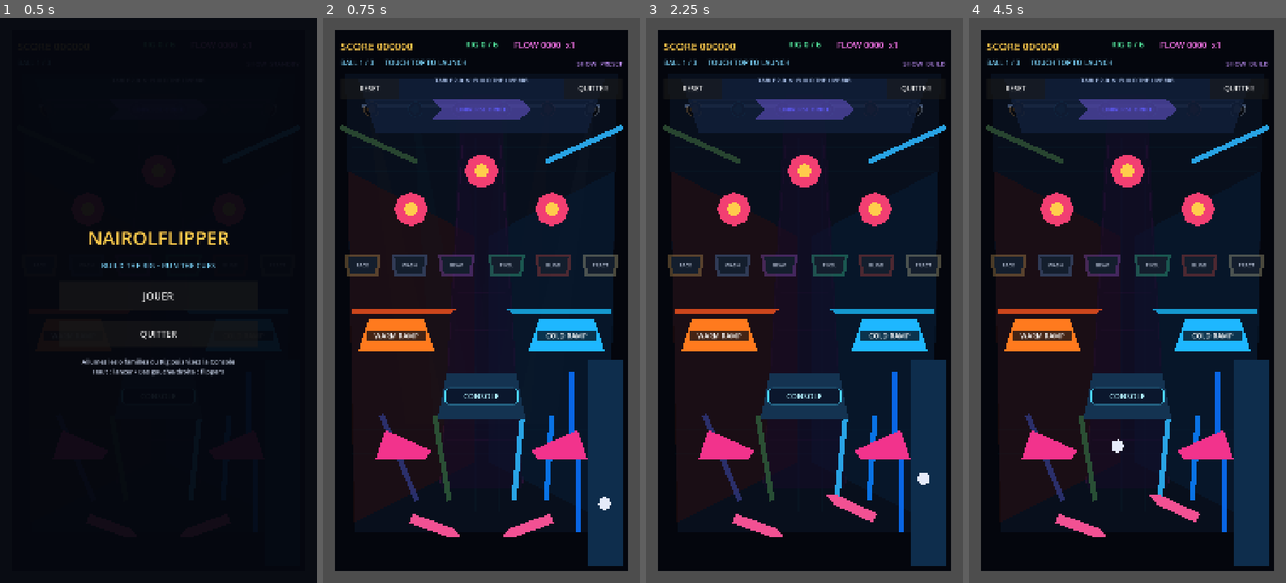
Above: before the commit, frames 1-4 (left to right).
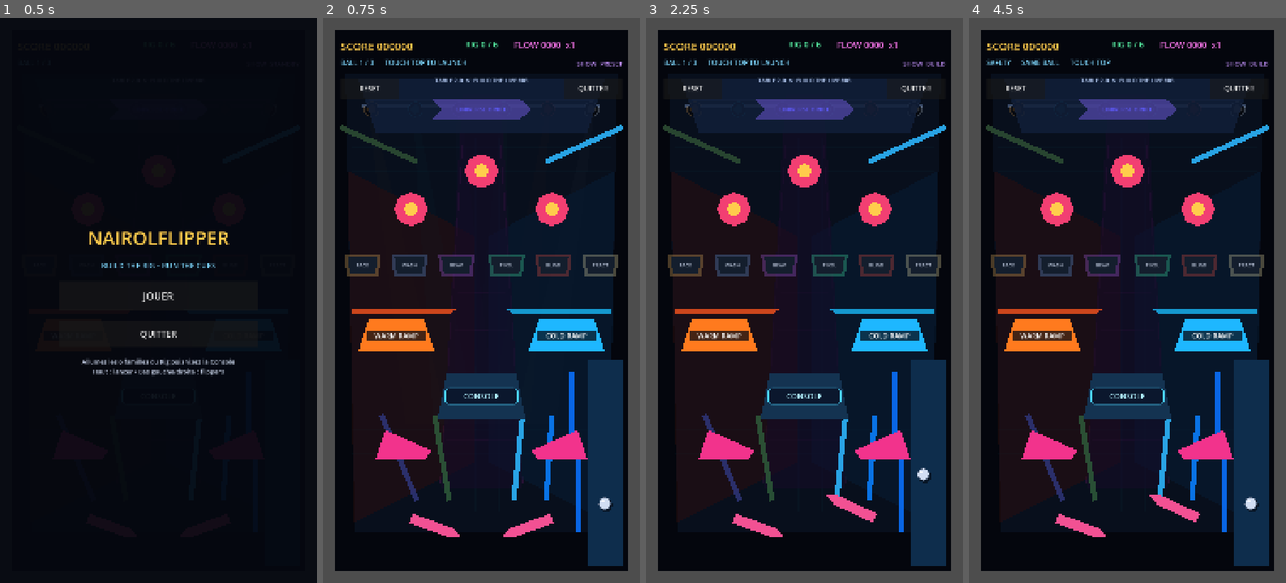
Above: after the commit, the same moments.

Repository: Nairolf138/NairolFlipper
Game: Godot game, scene res://scenes/app/Main.tscn
Two runs of this game, one before a commit and one after it. Both use one fixed random seed, a clock stepped at 60 frames per second and the inputs below.
Inputs (mouse positions are in pixels of both pictures, inside the frame that each line leads up to):
- Up to frame 1 (0.5 s): no input
- Up to frame 2 (0.75 s): click "JOUER" at 0.5 s
- Up to frame 3 (2.25 s): click "RESET" at 1.25 s; move the mouse to (874, 272) at 2.02 s; hold D (flipper_right) from 2.03 s (still down); click (874, 272) at 2.17 s
- Up to frame 4 (4.5 s): release D (flipper_right) at 2.75 s; drag from (1064, 328) to (1127, 577) at 2.77 s; move the mouse to (1159, 176) at 3.52 s; hold D (flipper_right) 3.53-4.25 s; drag from (1111, 413) to (1251, 464) at 4.27 s

Frame 1 is identical in both runs. In frame 2, less than 0.1% of the frame differs, in the area x 86-92%, y 84-88%; in frame 3, less than 0.1%; in frame 4, 0.4%, in the area x 5-92%, y 7-88%.

Commit message:
fix: give the ball grounded pinball weight

Diff:
--- /dev/null
+++ b/data/tuning/FlipperMaterial.tres
@@ -0,0 +1,5 @@
+[gd_resource type="PhysicsMaterial" format=3]
+
+[resource]
+friction = 0.58
+bounce = 0.34
--- /dev/null
+++ b/data/tuning/PassiveSurfaceMaterial.tres
@@ -0,0 +1,5 @@
+[gd_resource type="PhysicsMaterial" format=3]
+
+[resource]
+friction = 0.46
+bounce = 0.02
--- a/data/tuning/PhysicsTuning.tres
+++ b/data/tuning/PhysicsTuning.tres
@@ -4,12 +4,12 @@
 
 [resource]
 script = ExtResource("1_tuning")
-mass = 1.25
-gravity_scale = 1.15
-friction = 0.35
-bounce = 0.38
-linear_damp = 0.08
-angular_damp = 0.12
-max_speed = 2200.0
-launch_force = 1900.0
-launch_direction = Vector2(-0.16, -1)
+mass = 1.4
+gravity_scale = 1.55
+friction = 0.48
+bounce = 0.14
+linear_damp = 0.16
+angular_damp = 0.08
+max_speed = 2300.0
+launch_force = 2500.0
+launch_direction = Vector2(-0.15, -1)
--- a/scenes/app/Main.tscn
+++ b/scenes/app/Main.tscn
@@ -30,6 +30,7 @@
 [ext_resource type="Script" path="res://scripts/show/show_flow_manager.gd" id="27_show_flow"]
 [ext_resource type="Script" path="res://scripts/show/stage_visual_controller.gd" id="28_stage_visuals"]
 [ext_resource type="Resource" path="res://data/audio/StageLoop.tres" id="29_stage_loop"]
+[ext_resource type="PhysicsMaterial" path="res://data/tuning/PassiveSurfaceMaterial.tres" id="30_surface"]
 
 [sub_resource type="RectangleShape2D" id="LeftWallShape"]
 size = Vector2(40, 1840)
@@ -167,18 +168,21 @@
 
 [node name="LeftWall" type="StaticBody2D" parent="."]
 position = Vector2(20, 960)
+physics_material_override = ExtResource("30_surface")
 
 [node name="CollisionShape2D" type="CollisionShape2D" parent="LeftWall"]
 shape = SubResource("LeftWallShape")
 
 [node name="RightWall" type="StaticBody2D" parent="."]
 position = Vector2(1060, 960)
+physics_material_override = ExtResource("30_surface")
 
 [node name="CollisionShape2D" type="CollisionShape2D" parent="RightWall"]
 shape = SubResource("RightWallShape")
 
 [node name="TopWall" type="StaticBody2D" parent="."]
 position = Vector2(540, 20)
+physics_material_override = ExtResource("30_surface")
 
 [node name="CollisionShape2D" type="CollisionShape2D" parent="TopWall"]
 shape = SubResource("TopWallShape")
@@ -336,17 +340,17 @@
 
 [node name="KickBumper" parent="." instance=ExtResource("3_bumper")]
 position = Vector2(300, 650)
-bumper_impulse = 700.0
+bumper_impulse = 780.0
 score_value = 100
 
 [node name="SnareBumper" parent="." instance=ExtResource("3_bumper")]
 position = Vector2(540, 520)
-bumper_impulse = 760.0
+bumper_impulse = 850.0
 score_value = 150
 
 [node name="TomBumper" parent="." instance=ExtResource("3_bumper")]
 position = Vector2(780, 650)
-bumper_impulse = 700.0
+bumper_impulse = 780.0
 score_value = 100
 
 [node name="Interface" type="CanvasLayer" parent="."]
--- a/scenes/gameplay/Ball.tscn
+++ b/scenes/gameplay/Ball.tscn
@@ -9,10 +9,10 @@
 [node name="Ball" type="RigidBody2D"]
 script = ExtResource("1_ball")
 spawn_position = Vector2(960, 1650)
-launch_force = 1250.0
+launch_force = 2500.0
 tuning = ExtResource("2_tuning")
-mass = 1.0
-gravity_scale = 1.0
+mass = 1.4
+gravity_scale = 1.55
 continuous_cd = 1
 contact_monitor = true
 max_contacts_reported = 4
@@ -20,6 +20,20 @@
 [node name="CollisionShape2D" type="CollisionShape2D" parent="."]
 shape = SubResource("BallShape")
 
+[node name="ContactShadow" type="Polygon2D" parent="."]
+position = Vector2(5, 7)
+polygon = PackedVector2Array(-23, 0, -16.26, -16.26, 0, -23, 16.26, -16.26, 23, 0, 16.26, 16.26, 0, 23, -16.26, 16.26)
+color = Color(0, 0, 0, 0.52)
+
+[node name="Rim" type="Polygon2D" parent="."]
+polygon = PackedVector2Array(-22, 0, -15.56, -15.56, 0, -22, 15.56, -15.56, 22, 0, 15.56, 15.56, 0, 22, -15.56, 15.56)
+color = Color(0.34, 0.4, 0.5, 1)
+
 [node name="Visual" type="Polygon2D" parent="."]
-polygon = PackedVector2Array(-22, 0, -15.56, -15.56, 0, -22, 15.56, -15.56, 22, 0, 15.56, 15.56, 0, 22, -15.56, 15.56)
-color = Color(0.9, 0.92, 0.98, 1)
+polygon = PackedVector2Array(-19, 0, -13.43, -13.43, 0, -19, 13.43, -13.43, 19, 0, 13.43, 13.43, 0, 19, -13.43, 13.43)
+color = Color(0.82, 0.87, 0.95, 1)
+
+[node name="Highlight" type="Polygon2D" parent="."]
+position = Vector2(-7, -8)
+polygon = PackedVector2Array(-5, 0, -3.54, -3.54, 0, -5, 3.54, -3.54, 5, 0, 3.54, 3.54, 0, 5, -3.54, 3.54)
+color = Color(1, 1, 1, 0.88)
--- a/scenes/gameplay/Flipper.tscn
+++ b/scenes/gameplay/Flipper.tscn
@@ -1,12 +1,14 @@
-[gd_scene load_steps=4 format=3]
+[gd_scene load_steps=5 format=3]
 
 [ext_resource type="Script" path="res://scripts/gameplay/flipper.gd" id="1_flipper"]
+[ext_resource type="PhysicsMaterial" path="res://data/tuning/FlipperMaterial.tres" id="2_surface"]
 
 [sub_resource type="RectangleShape2D" id="FlipperShape"]
 size = Vector2(180, 34)
 
 [node name="Flipper" type="AnimatableBody2D"]
 script = ExtResource("1_flipper")
+physics_material_override = ExtResource("2_surface")
 
 [node name="CollisionShape2D" type="CollisionShape2D" parent="."]
 position = Vector2(90, 0)
--- a/scenes/gameplay/GuideRail.tscn
+++ b/scenes/gameplay/GuideRail.tscn
@@ -1,9 +1,12 @@
-[gd_scene load_steps=2 format=3]
+[gd_scene load_steps=3 format=3]
+
+[ext_resource type="PhysicsMaterial" path="res://data/tuning/PassiveSurfaceMaterial.tres" id="1_surface"]
 
 [sub_resource type="RectangleShape2D" id="RailShape"]
 size = Vector2(220, 18)
 
 [node name="GuideRail" type="StaticBody2D"]
+physics_material_override = ExtResource("1_surface")
 
 [node name="Visual" type="Polygon2D" parent="."]
 polygon = PackedVector2Array(-110, -9, 110, -9, 110, 9, -110, 9)
--- a/scripts/gameplay/ball.gd
+++ b/scripts/gameplay/ball.gd
@@ -11,6 +11,11 @@
 @export var ball_save_duration: float = 4.0
 
 @onready var collision_shape: CollisionShape2D = $CollisionShape2D
+@onready var contact_shadow: Polygon2D = $ContactShadow
+@onready var highlight: Polygon2D = $Highlight
+
+const SHADOW_OFFSET := Vector2(5, 7)
+const HIGHLIGHT_OFFSET := Vector2(-7, -8)
 
 var launch_ready: bool = true
 var input_enabled: bool = true
@@ -25,6 +30,9 @@
 
 
 func _physics_process(_delta: float) -> void:
+	# Keep the table contact and light direction stable while the rigid body spins.
+	contact_shadow.position = SHADOW_OFFSET.rotated(-rotation)
+	highlight.position = HIGHLIGHT_OFFSET.rotated(-rotation)
 	ball_save_remaining = maxf(0.0, ball_save_remaining - _delta)
 	if tuning != null and linear_velocity.length() > tuning.max_speed:
 		linear_velocity = linear_velocity.limit_length(tuning.max_speed)
--- a/scripts/gameplay/flipper.gd
+++ b/scripts/gameplay/flipper.gd
@@ -5,7 +5,7 @@
 @export var action_name: StringName = &"flipper_left"
 @export var rest_angle_degrees: float = -20.0
 @export var active_angle_degrees: float = 25.0
-@export var rotation_speed_degrees: float = 720.0
+@export var rotation_speed_degrees: float = 900.0
 @export var mirrored := false
 
 @onready var collision_shape: CollisionShape2D = $CollisionShape2D
--- a/scripts/gameplay/physics_tuning.gd
+++ b/scripts/gameplay/physics_tuning.gd
@@ -2,12 +2,12 @@
 extends Resource
 
 ## Shared ball parameters keep feel changes data-driven and easy to playtest.
-@export var mass: float = 1.0
-@export var gravity_scale: float = 1.0
-@export var friction: float = 0.2
-@export var bounce: float = 0.75
-@export var linear_damp: float = 0.0
-@export var angular_damp: float = 0.05
-@export var max_speed: float = 2600.0
-@export var launch_force: float = 1250.0
-@export var launch_direction: Vector2 = Vector2(-0.16, -1.0)
+@export var mass: float = 1.4
+@export var gravity_scale: float = 1.55
+@export var friction: float = 0.48
+@export var bounce: float = 0.14
+@export var linear_damp: float = 0.16
+@export var angular_damp: float = 0.08
+@export var max_speed: float = 2300.0
+@export var launch_force: float = 2500.0
+@export var launch_direction: Vector2 = Vector2(-0.15, -1.0)
--- a/scripts/gameplay/slingshot.gd
+++ b/scripts/gameplay/slingshot.gd
@@ -4,7 +4,7 @@
 signal slingshot_hit(score_value: int, flow_value: int, slingshot_name: StringName)
 
 @export var kick_direction: Vector2 = Vector2(-0.65, -1.0)
-@export var kick_impulse: float = 520.0
+@export var kick_impulse: float = 585.0
 @export var score_value: int = 75
 @export var flow_value: int = 15
 @export var flash_color: Color = Color(1.0, 0.28, 0.65, 1.0)
--- a/tests/godot/test_runner.gd
+++ b/tests/godot/test_runner.gd
@@ -22,6 +22,7 @@
 	await _test_three_ball_game_over_and_recovery()
 	await _test_table_2_objectives_and_routes()
 	await _test_playfield_safe_trajectories()
+	await _test_weighted_pinball_feel()
 	await _test_final_show_multiball_and_blackout()
 	await _test_stage_identity_and_music_stems()
 	# Give the audio server and deferred frees time to release stream references.
@@ -29,7 +30,7 @@
 	await process_frame
 
 	if _failures.is_empty():
-		print("Godot behavioral tests: 11 passed")
+		print("Godot behavioral tests: 12 passed")
 		quit(0)
 		return
 
@@ -428,6 +429,44 @@
 	return exit_position
 
 
+func _test_weighted_pinball_feel() -> void:
+	var packed_scene := load("res://scenes/app/Main.tscn") as PackedScene
+	_expect(packed_scene != null, "Weighted feel table loads")
+	if packed_scene == null:
+		return
+
+	var main := packed_scene.instantiate()
+	root.add_child(main)
+	await process_frame
+	main.start_game()
+	var ball: RigidBody2D = main.balls[0]
+	var ball_material := ball.physics_material_override
+	_expect(ball.mass >= 1.35, "Ball keeps deliberate collision mass")
+	_expect(ball.gravity_scale >= 1.5, "Ball uses a decisive table slope")
+	_expect(ball_material != null and ball_material.bounce <= 0.15, "Ball no longer rebounds like rubber")
+	_expect(ball_material != null and ball_material.friction >= 0.45, "Ball keeps traction on contacts")
+	_expect(ball.has_node("ContactShadow") and ball.has_node("Highlight"), "Ball has readable table contact and volume")
+
+	var guide := main.get_node("UpperLeftGuide") as StaticBody2D
+	var flipper := main.get_node("LeftFlipper") as AnimatableBody2D
+	_expect(guide.physics_material_override != null and guide.physics_material_override.bounce <= 0.05, "Passive guides absorb excess rebound")
+	_expect(flipper.physics_material_override != null and flipper.physics_material_override.bounce >= 0.3, "Flippers keep a lively striking surface")
+	_expect(flipper.rotation_speed_degrees >= 900.0, "Flippers respond quickly enough for the heavier ball")
+
+	ball.input_enabled = false
+	ball.reset_ball(Vector2(540, 900))
+	ball.freeze = false
+	var fall_frames := 0
+	while ball.global_position.y < 1300.0 and fall_frames < 140:
+		await physics_frame
+		fall_frames += 1
+	_expect(fall_frames <= 96, "Ball crosses the middle table without floating (got %d frames)" % fall_frames)
+	_expect(ball.linear_velocity.y >= 950.0, "Ball carries visible weight after a free descent")
+
+	main.free()
+	await process_frame
+
+
 func _test_final_show_multiball_and_blackout() -> void:
 	var packed_scene := load("res://scenes/app/Main.tscn") as PackedScene
 	_expect(packed_scene != null, "Main scene loads for Final Show")
Not shown: 1 places in scenes/app/Main.tscn that only renumber resources
Not shown, changed: CHANGELOG.md
Not shown, changed: docs/BACKLOG.md
Not shown, changed: docs/GAMEPLAY_SYSTEMS.md
Not shown, changed: docs/TESTING_QA.md
Not shown, changed: tests/test_bootstrap.py
